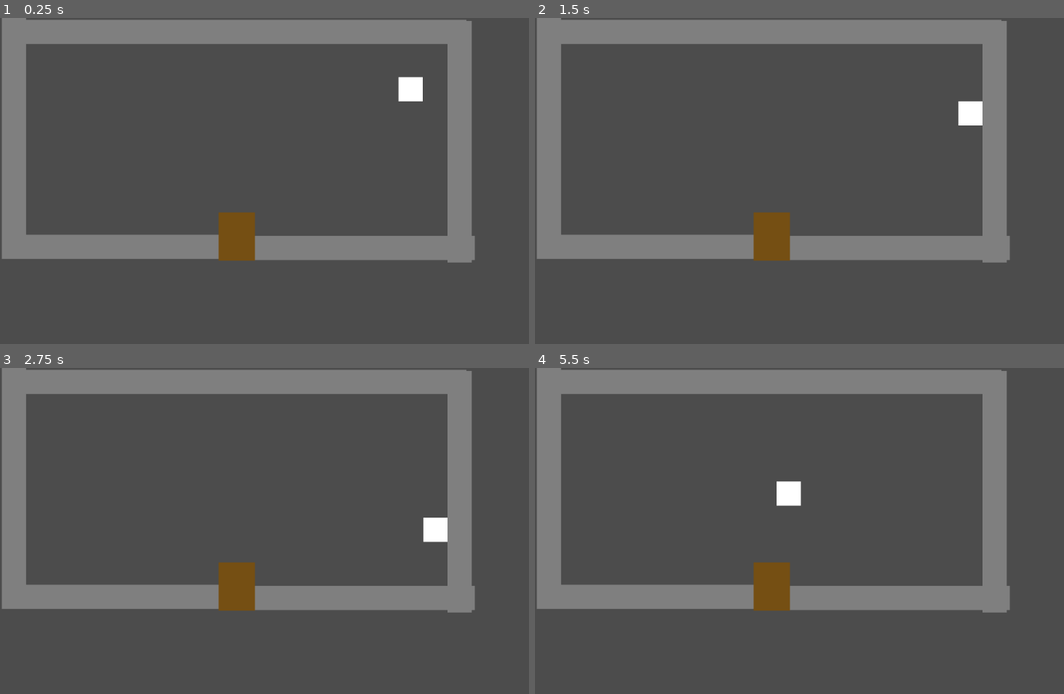
Above: before the commit, frames 1-4 (two rows, left to right).
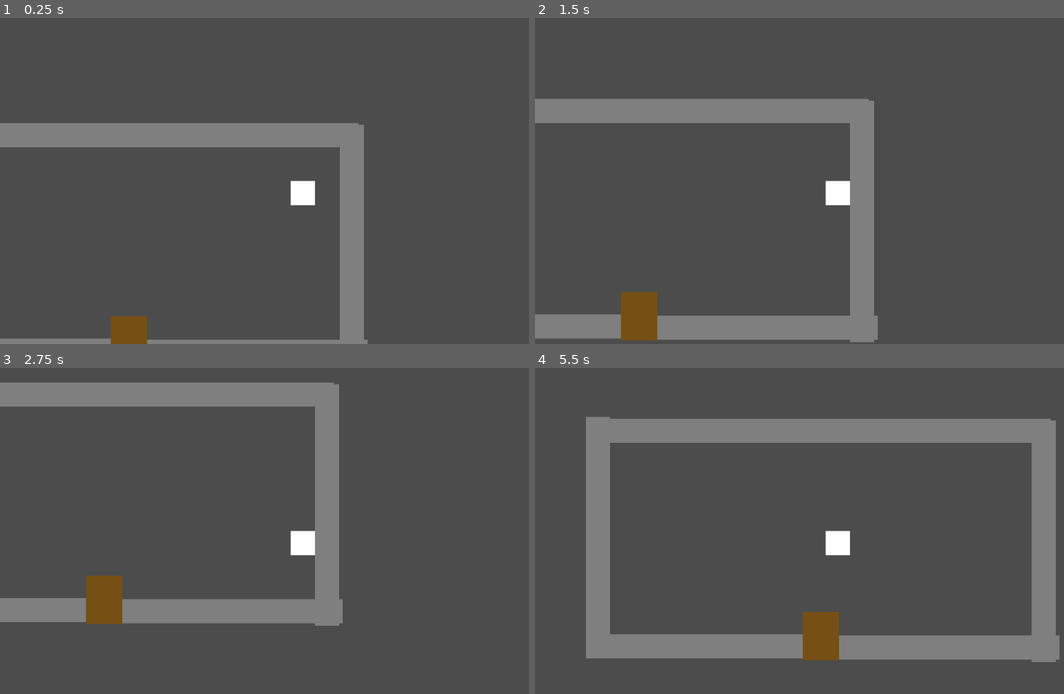
Above: after the commit, the same moments.

Repository: deengames-prototypes/frontier-planet
Game: Godot game, scene res://Main.tscn
Two runs of this game, one before a commit and one after it. Both use one fixed random seed, a clock stepped at 60 frames per second and the inputs below.
Inputs:
- Up to frame 1 (0.25 s): no input
- Up to frame 2 (1.5 s): tap Enter (ui_accept) at 0.5, 0.77, 1.25 s; hold Right (ui_right) 0.53-1.28 s; hold Down (ui_down) from 1.28 s (still down)
- Up to frame 3 (2.75 s): tap Enter (ui_accept) at 1.52 s; release Down (ui_down) at 2.03 s; hold Right (ui_right) from 2.03 s (still down)
- Up to frame 4 (5.5 s): tap Enter (ui_accept) at 2.75, 3.02, 3.77, 4.52 s; release Right (ui_right) at 2.78 s; hold Up (ui_up) 2.78-3.53 s; hold Left (ui_left) 3.53-5.03 s; hold Down (ui_down) from 5.03 s (still down)

The runs differ from the first frame. In frame 1, 28% of the frame differs, in the area x 0-90%, y 0-100%; in frame 2, 32%; in frame 3, 24%; in frame 4, 38%, in the area x 0-100%, y 0-91%.

Commit message:
Basic house on world map Camera follows player

Diff:
--- /dev/null
+++ b/prototype/Entities/World/House.gd
@@ -0,0 +1,16 @@
+extends StaticBody2D
+
+export var destination:String setget set_destination, get_destination
+export var location:String setget set_location, get_location
+
+func set_destination(value):
+	$Door.destination = value
+
+func get_destination():
+	return $Door.destination
+
+func set_location(value):
+	$Door.location = value
+
+func get_location():
+	return $Door.location
--- /dev/null
+++ b/prototype/Entities/World/House.tscn
@@ -0,0 +1,41 @@
+[gd_scene load_steps=4 format=2]
+
+[ext_resource path="res://Entities/World/House.gd" type="Script" id=1]
+[ext_resource path="res://Entities/World/Door.tscn" type="PackedScene" id=2]
+
+[sub_resource type="RectangleShape2D" id=1]
+extents = Vector2( 250, 150 )
+
+[node name="House" type="StaticBody2D"]
+script = ExtResource( 1 )
+
+[node name="Base" type="ColorRect" parent="."]
+margin_right = 500.0
+margin_bottom = 300.0
+color = Color( 1, 0.917647, 0.462745, 1 )
+
+[node name="Roof" type="ColorRect" parent="."]
+margin_right = 500.0
+margin_bottom = 100.0
+color = Color( 1, 0, 0, 1 )
+
+[node name="Window" type="ColorRect" parent="."]
+margin_left = 88.8538
+margin_top = 145.974
+margin_right = 138.854
+margin_bottom = 195.974
+color = Color( 0, 0.054902, 0.501961, 1 )
+
+[node name="Window2" type="ColorRect" parent="."]
+margin_left = 348.854
+margin_top = 145.974
+margin_right = 398.854
+margin_bottom = 195.974
+color = Color( 0, 0.054902, 0.501961, 1 )
+
+[node name="Door" parent="." instance=ExtResource( 2 )]
+position = Vector2( 223.721, 220.548 )
+
+[node name="CollisionShape2D" type="CollisionShape2D" parent="."]
+position = Vector2( 250, 150 )
+shape = SubResource( 1 )
--- a/prototype/Entities/World/MapPlayer.tscn
+++ b/prototype/Entities/World/MapPlayer.tscn
@@ -3,7 +3,7 @@
 [ext_resource path="res://Entities/World/MapPlayer.gd" type="Script" id=1]
 
 [sub_resource type="RectangleShape2D" id=1]
-extents = Vector2( 20, 20 )
+extents = Vector2( 20, 10 )
 
 [node name="MapPlayer" type="KinematicBody2D"]
 script = ExtResource( 1 )
@@ -13,5 +13,8 @@
 margin_bottom = 40.0
 
 [node name="CollisionShape2D" type="CollisionShape2D" parent="."]
-position = Vector2( 20, 20 )
+position = Vector2( 20, 30 )
 shape = SubResource( 1 )
+
+[node name="Camera2D" type="Camera2D" parent="."]
+current = true
--- a/prototype/Scenes/Home.tscn
+++ b/prototype/Scenes/Home.tscn
@@ -3,8 +3,6 @@
 [ext_resource path="res://Scenes/Home.gd" type="Script" id=1]
 [ext_resource path="res://Entities/World/Wall.tscn" type="PackedScene" id=2]
 [ext_resource path="res://Entities/World/Door.tscn" type="PackedScene" id=3]
-
-
 
 [node name="Node2D" type="Node2D"]
 script = ExtResource( 1 )
--- a/prototype/Scenes/WorldMap.gd
+++ b/prototype/Scenes/WorldMap.gd
@@ -1,4 +1,4 @@
-extends "res://Scripts/Map.gd"
+extends "res://Scenes/Map.gd"
 
 # Declare member variables here. Examples:
 # var a = 2
--- a/prototype/Scenes/WorldMap.tscn
+++ b/prototype/Scenes/WorldMap.tscn
@@ -1,25 +1,25 @@
 [gd_scene load_steps=4 format=2]
 
 [ext_resource path="res://Scenes/WorldMap.gd" type="Script" id=1]
-[ext_resource path="res://Entities/World/Door.tscn" type="PackedScene" id=2]
+[ext_resource path="res://Entities/World/House.tscn" type="PackedScene" id=2]
 [ext_resource path="res://Entities/World/NPC.tscn" type="PackedScene" id=3]
 
 [node name="Node2D" type="Node2D"]
 script = ExtResource( 1 )
 
-[node name="FromHome" type="Node2D" parent="."]
-position = Vector2( 450, 70 )
-
-[node name="ColorRect" type="ColorRect" parent="."]
+[node name="Grass" type="ColorRect" parent="."]
 anchor_right = 1.0
-margin_right = 960.0
-margin_bottom = 540.0
+margin_right = 2880.0
+margin_bottom = 1620.0
 color = Color( 0.345098, 0.501961, 0.184314, 1 )
 
-[node name="Door" parent="." instance=ExtResource( 2 )]
-position = Vector2( 420, -40 )
+[node name="Home" parent="." instance=ExtResource( 2 )]
+position = Vector2( 1150.02, 0 )
 destination = "Home"
 location = "Entrance"
+
+[node name="FromHome" type="Node2D" parent="."]
+position = Vector2( 1403, 376 )
 
 [node name="NPC" parent="." instance=ExtResource( 3 )]
 position = Vector2( 310.124, 138.569 )
